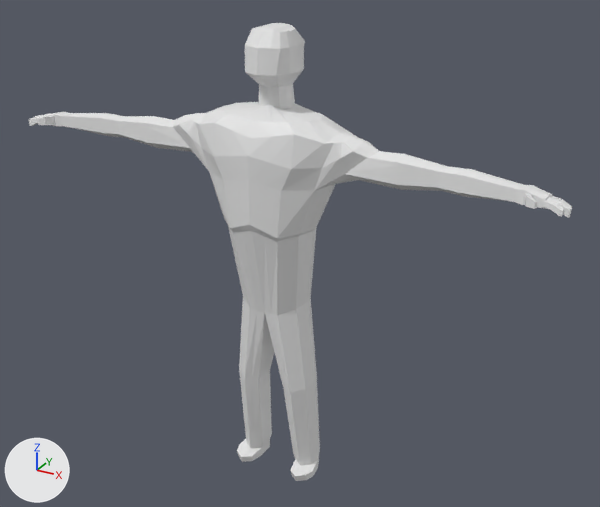
What one commit did to the Blender file Blender/Zombie_Real.blend.
Both versions are drawn from a 50 mm camera at (5.77, -9.76, 8.77) aimed at (0.3, 0.19, 3.8). Lighting does not change. The marker at lower left points along +X, +Y and +Z.
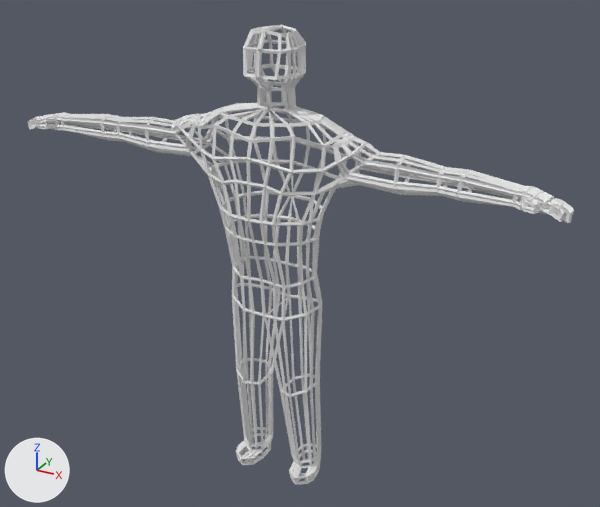
The change, as a list of edits to the scene's bpy script:
```text
Change me_cylinder:
    used by ob_cylinder; location = (0.0, 0.0, 4.39); scale = (1.0, 0.597, 1.0)
    remove me_cylinder.from_pydata(...)  # 390 vertices, 371 faces; spans x -4.2..0.0, y -1.19..0.81, z -4.37..2.71
    add me_cylinder.from_pydata(...)  # 401 vertices, 381 faces; spans x -4.2..0.0, y -1.22..0.85, z -4.37..2.71
    me_cylinder part 1
    10 faces are deleted
    46 vertices move from x -0.71..0.0, y -1.19..0.81, z -2.74..0.77 to x -0.77..0.0, y -1.22..0.85, z -2.75..0.75
    11 vertices are added at x -0.66..0.0, y -0.71..0.52, z -0.85..-0.77
    20 new faces join them
Change ob_cylinder:
    ob_cylinder.location: (0.0, 0.0, 4.39) -> (0.0, 0.0, 4.35)
    where _m = ob_cylinder.modifiers.new('Mirror', 'MIRROR')
    remove _m.use_mirror_merge = False
    _m.merge_threshold: 0.0 -> 0.332
    add _m = ob_cylinder.modifiers.new('Wireframe', 'WIREFRAME')
    add _m.thickness = 0.06
```

Where the change shows, as pixel boxes (x1, y1, x2, y2) in the pictures (600 x 507 px):
'Cylinder', reshaped, moved, modifiers changed
    before: (29, 23, 572, 481)
    after: (28, 24, 574, 485)
part 1 of me_cylinder, built on
    before: (209, 156, 336, 460)
    after: (208, 159, 337, 463)
